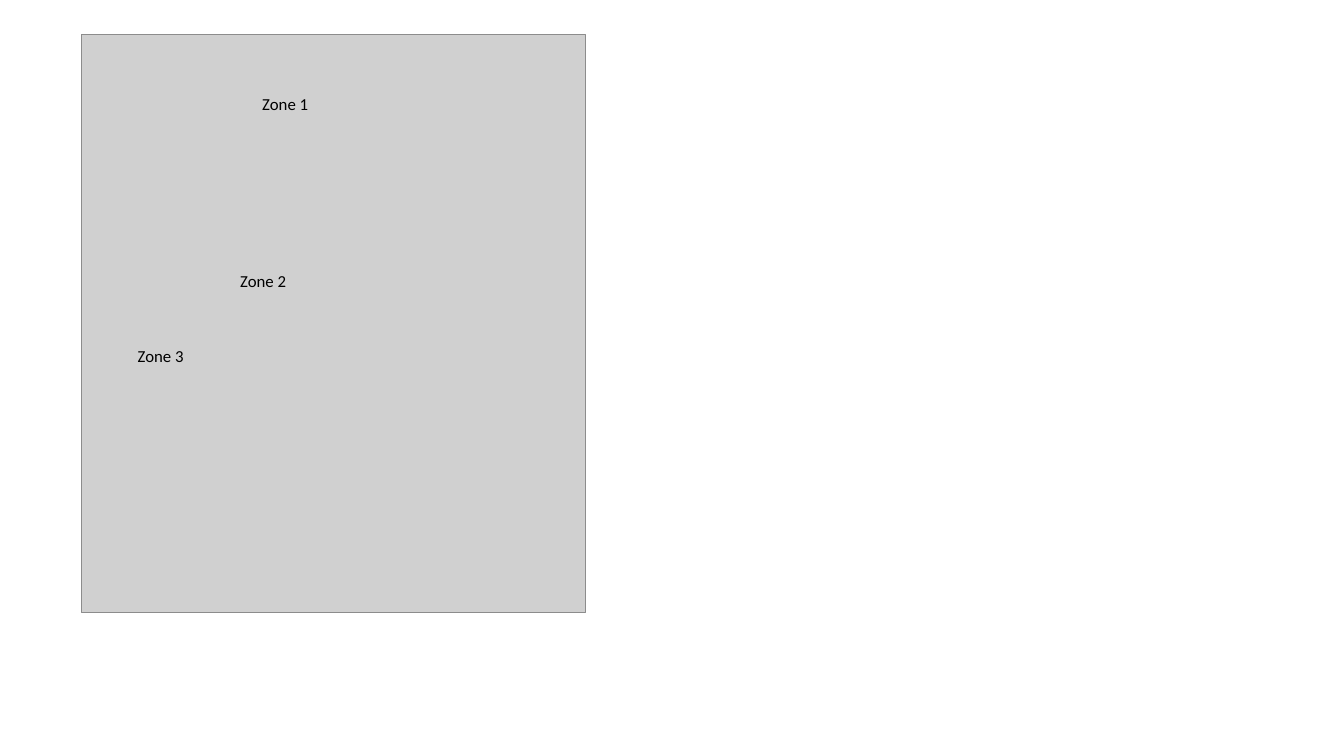
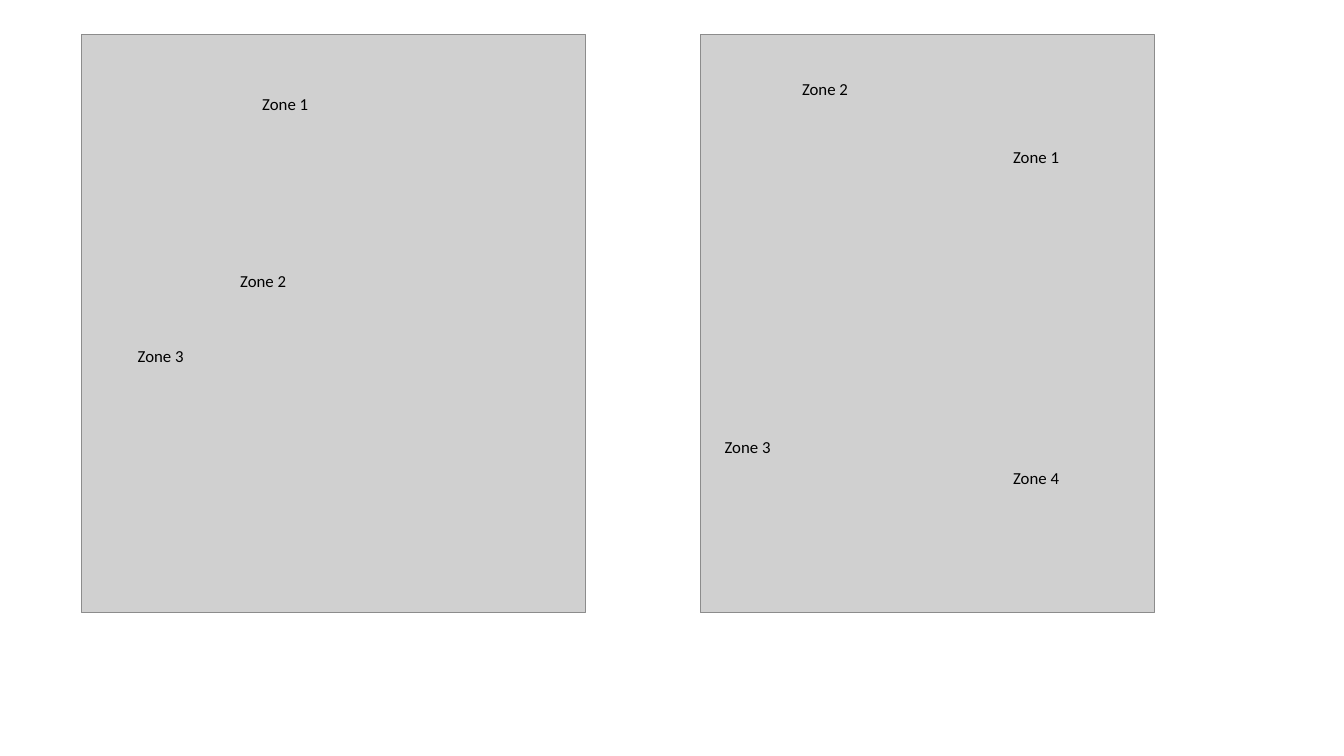
Before and after one commit to yadong-zhang/GNN_SCUC, a slide deck: slide 1 of python_temp/power_grids.pptx. Drawn at 1344x756 pixels with LibreOffice and Linux fonts; fonts in the diff are those of the drawing; grey boxes stand for pictures. Boxes give left, top, right and bottom in pixels: in the first picture for what was removed or moved away, otherwise in the second. Text is boxed around its words. In the diff, an @@ line names an element or a change of style, - is before the commit and + after.

```diff
--- a/python_temp/power_grids.pptx
+++ b/python_temp/power_grids.pptx
@@ group added at bbox=[701, 34, 1155, 613]: 4 texts, 1 picture @@
+Zone 1
+Zone 2
+Zone 3
+Zone 4
```
Also in this commit, not shown: 6 other files.
